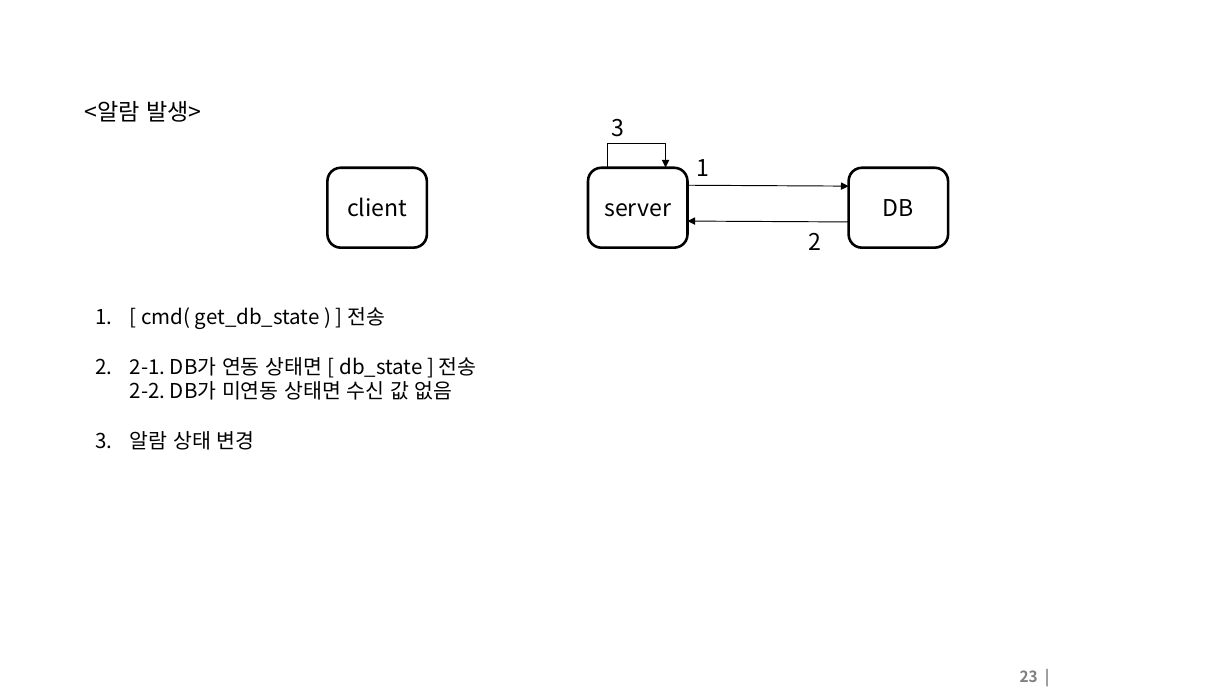
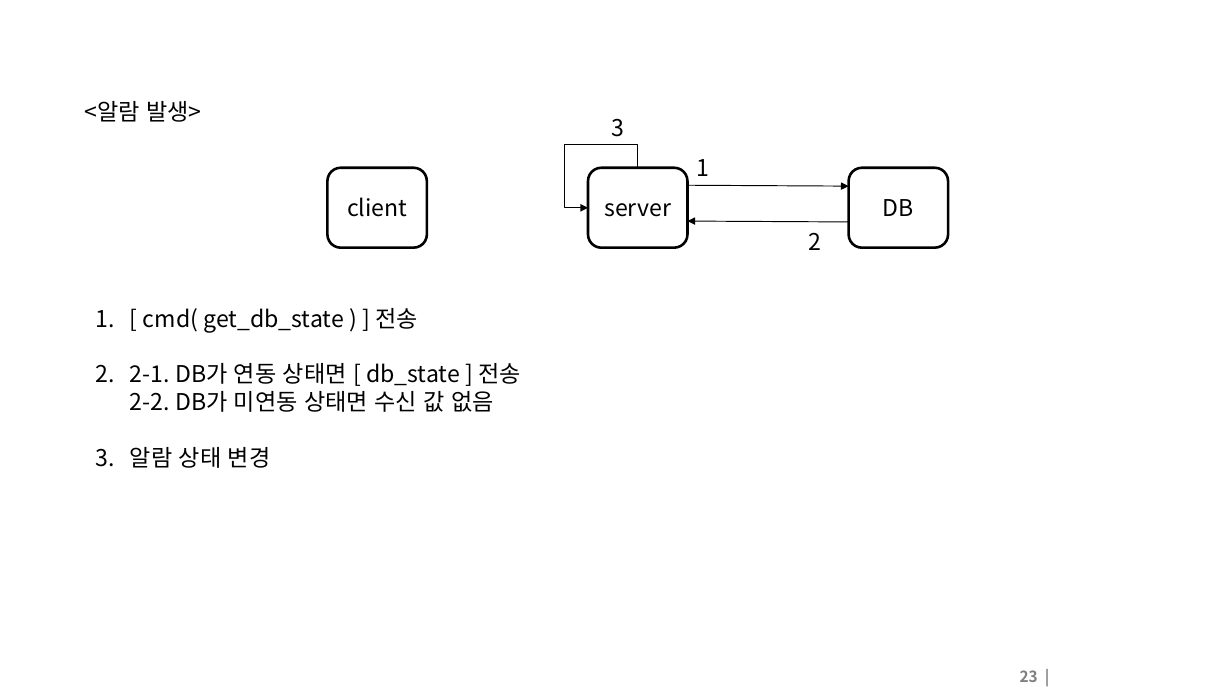
Before and after one commit to yunsarasak/tcp_chat, a slide deck: slide 23 of doc/functional_specification_new.pptx. Drawn at 1232x693 pixels with LibreOffice and Linux fonts; fonts in the diff are those of the drawing; background and template pictures are left out. Boxes give left, top, right and bottom in pixels: in the first picture for what was removed or moved away, otherwise in the second. Text is boxed around its words. In the diff, an @@ line names an element or a change of style, - is before the commit and + after.

```diff
--- a/doc/functional_specification_new.pptx
+++ b/doc/functional_specification_new.pptx
@@ elbow arrow moved from (607, 167) - (665, 167) to (638, 168) - (588, 208) @@
@@ text "[ cmd( get_db_state ) ] ..." at (130, 308, 521, 468): size 16 to 18 pt @@
```
Also in this commit, not shown: 10 other slides changed, 20 slides added, 1 slide removed.
